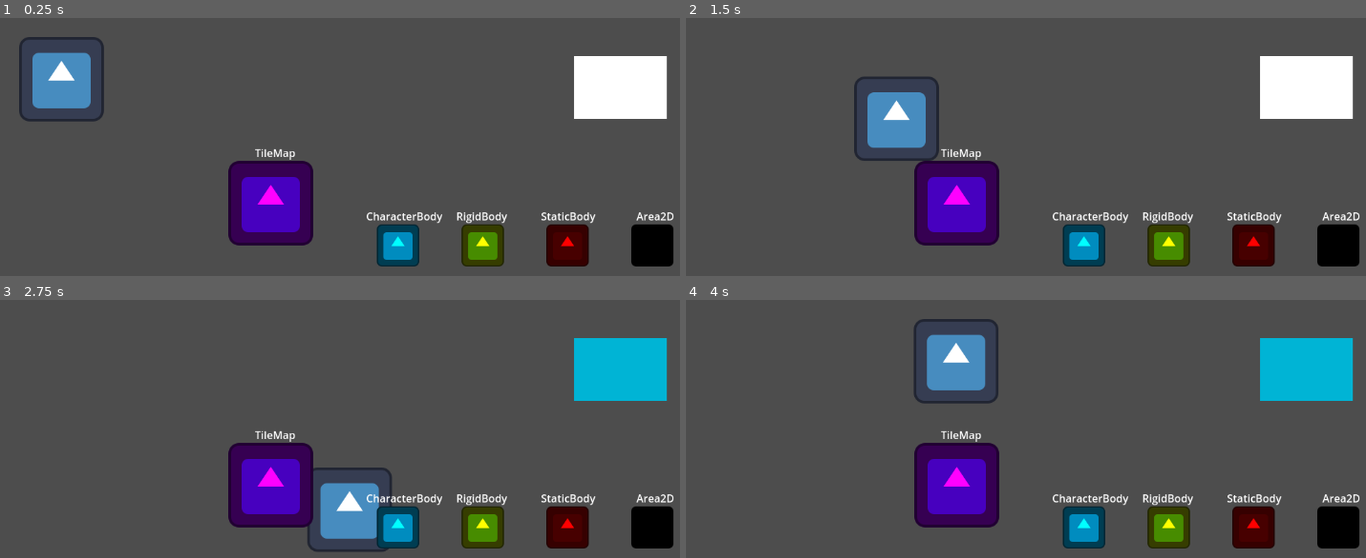
Above: before the commit, frames 1-4 (two rows, left to right).
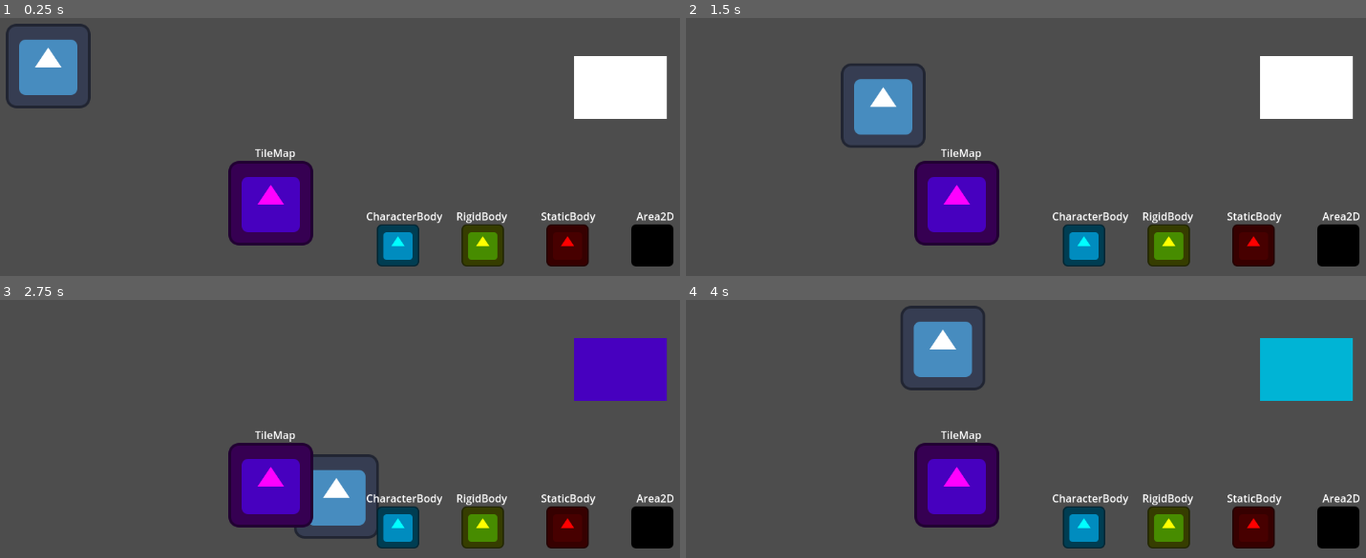
Above: after the commit, the same moments.

Repository: rvbatt/rule-based-godot
Game: Godot game, scene res://test_scenes/area_detection/area2D_detection_test.tscn
Same seed, same stepped clock (60 frames per second), same inputs: the game is played once before the commit and once after it. The project has no main scene, so this scene is started directly. The engine's default icon, where the game draws it, is replaced by a stand-in: a white triangle on a blue panel in a dark square.
Inputs:
- Up to frame 1 (0.25 s): no input
- Up to frame 2 (1.5 s): tap Enter at 0.5 s; hold Right (ui_right) 0.53-1.28 s; hold Down (ui_down) from 1.28 s (still down)
- Up to frame 3 (2.75 s): release Down (ui_down) at 2.03 s; hold Right (ui_right) from 2.03 s (still down)
- Up to frame 4 (4 s): release Right (ui_right) at 2.78 s; hold Up (ui_up) 2.78-3.53 s; hold Left (ui_left) from 3.53 s (still down)

The runs differ from the first frame. In frame 1, 2.6% of the frame differs, in the area x 0-16%, y 2-41%; in frame 2, 2.6%; in frame 3, 5.5%, in the area x 43-99%, y 14-98%; in frame 4, 2.6%.

Commit message:
Organize folder for AreaDetectionMatch tests
Signed-off-by: Rodrigo Volpe Battistin <rv.battistin@usp.br>

Diff:
--- a/project/test_scenes/area_detection/area2D_detection_test.tscn
+++ b/project/test_scenes/area_detection/area2D_detection_test.tscn
@@ -4,8 +4,8 @@
 [ext_resource type="Script" path="res://test_scenes/run_rule_based_system.gd" id="1_qjt3s"]
 [ext_resource type="Texture2D" uid="uid://ww4haq6why2o" path="res://icon.svg" id="2_liwcl"]
 [ext_resource type="Script" path="res://addons/rule_based_godot/matches/area_detection_match.gd" id="2_ovxvt"]
-[ext_resource type="PackedScene" uid="uid://dghvjomrmwl22" path="res://test_scenes/area_detection/movable_area2D.tscn" id="2_wg77p"]
 [ext_resource type="Script" path="res://addons/rule_based_godot/rules/rule.gd" id="3_l4b5v"]
+[ext_resource type="PackedScene" uid="uid://cqu4c50m5m4c6" path="res://test_scenes/area_detection/components/movable_area2D.tscn" id="5_71j17"]
 
 [sub_resource type="Resource" id="Resource_j8cix"]
 script = ExtResource("2_ovxvt")
@@ -96,7 +96,8 @@
 script = ExtResource("1_1jkhq")
 rules = Array[ExtResource("3_l4b5v")]([SubResource("Resource_ou7yc"), SubResource("Resource_0q8gb"), SubResource("Resource_t0c05"), SubResource("Resource_j8hdg"), SubResource("Resource_knd2b")])
 
-[node name="MovableArea2D" parent="." instance=ExtResource("2_wg77p")]
+[node name="MovableArea2D" parent="." instance=ExtResource("5_71j17")]
+position = Vector2(80, 80)
 
 [node name="ColorRect" type="ColorRect" parent="."]
 offset_left = 874.0
--- a/project/test_scenes/area_detection/movable_area2D.tscn
+++ b/project/test_scenes/area_detection/components/movable_area2D.tscn
@@ -1,21 +1,21 @@
-[gd_scene load_steps=4 format=3 uid="uid://dghvjomrmwl22"]
+[gd_scene load_steps=4 format=3 uid="uid://cqu4c50m5m4c6"]
 
-[ext_resource type="Script" path="res://test_scenes/area_detection/movable_area2D.gd" id="1_40vuw"]
-[ext_resource type="Texture2D" uid="uid://ww4haq6why2o" path="res://icon.svg" id="2_ugymm"]
+[ext_resource type="Script" path="res://test_scenes/area_detection/components/movable_area2D.gd" id="1_7cntl"]
+[ext_resource type="Texture2D" uid="uid://ww4haq6why2o" path="res://icon.svg" id="2_8trk7"]
 
 [sub_resource type="RectangleShape2D" id="RectangleShape2D_q72k7"]
 size = Vector2(127, 127)
 
 [node name="MovableArea2D" type="Area2D"]
 position = Vector2(100, 100)
-script = ExtResource("1_40vuw")
+script = ExtResource("1_7cntl")
 
 [node name="CollisionShape2D" type="CollisionShape2D" parent="."]
 position = Vector2(-0.5, -0.5)
 shape = SubResource("RectangleShape2D_q72k7")
 
 [node name="Sprite2D" type="Sprite2D" parent="."]
-texture = ExtResource("2_ugymm")
+texture = ExtResource("2_8trk7")
 
 [connection signal="area_entered" from="." to="." method="_on_area_entered"]
 [connection signal="body_entered" from="." to="." method="_on_body_entered"]
Renamed: project/test_scenes/area_detection/movable_area2D.gd -> project/test_scenes/area_detection/components/movable_area2D.gd
